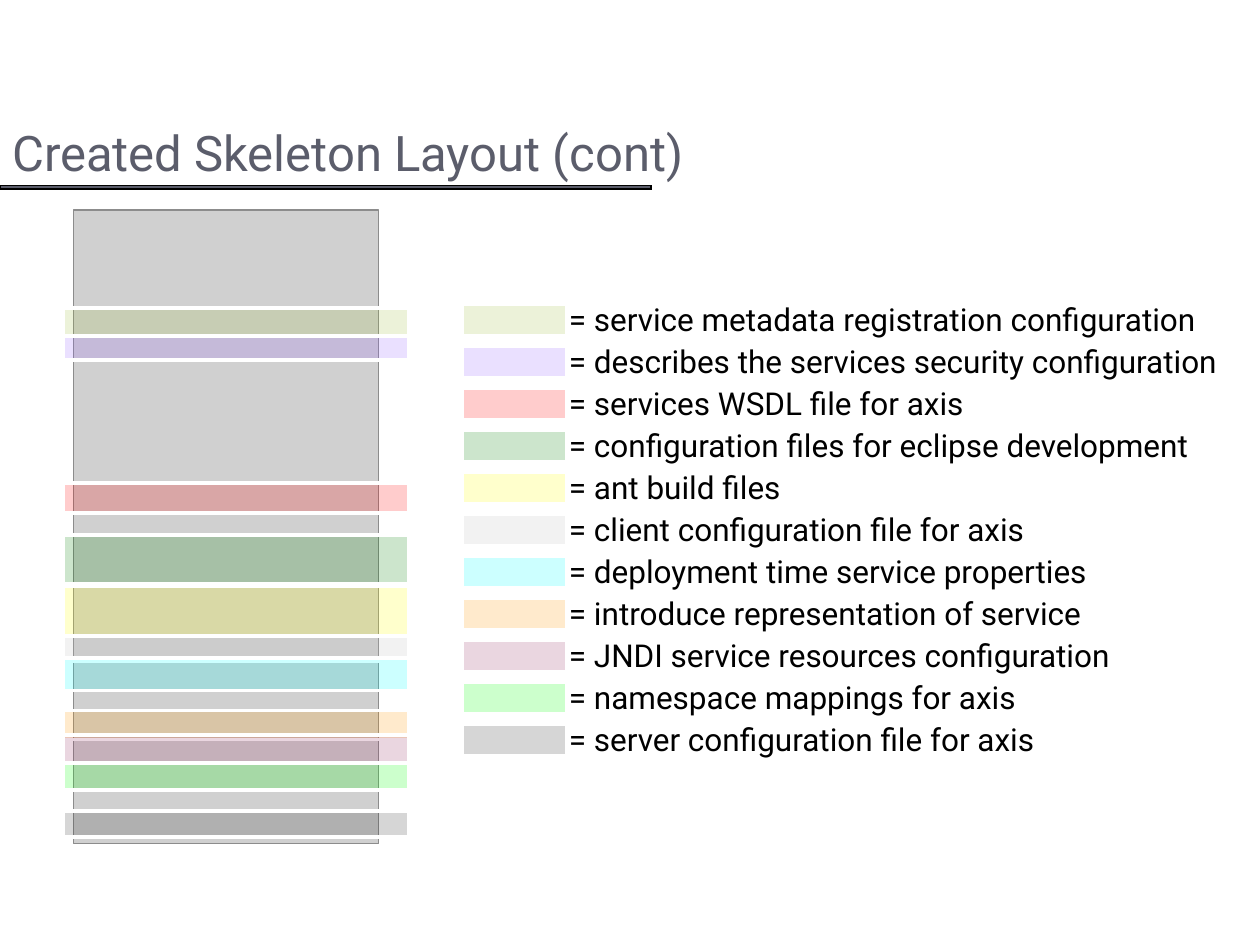
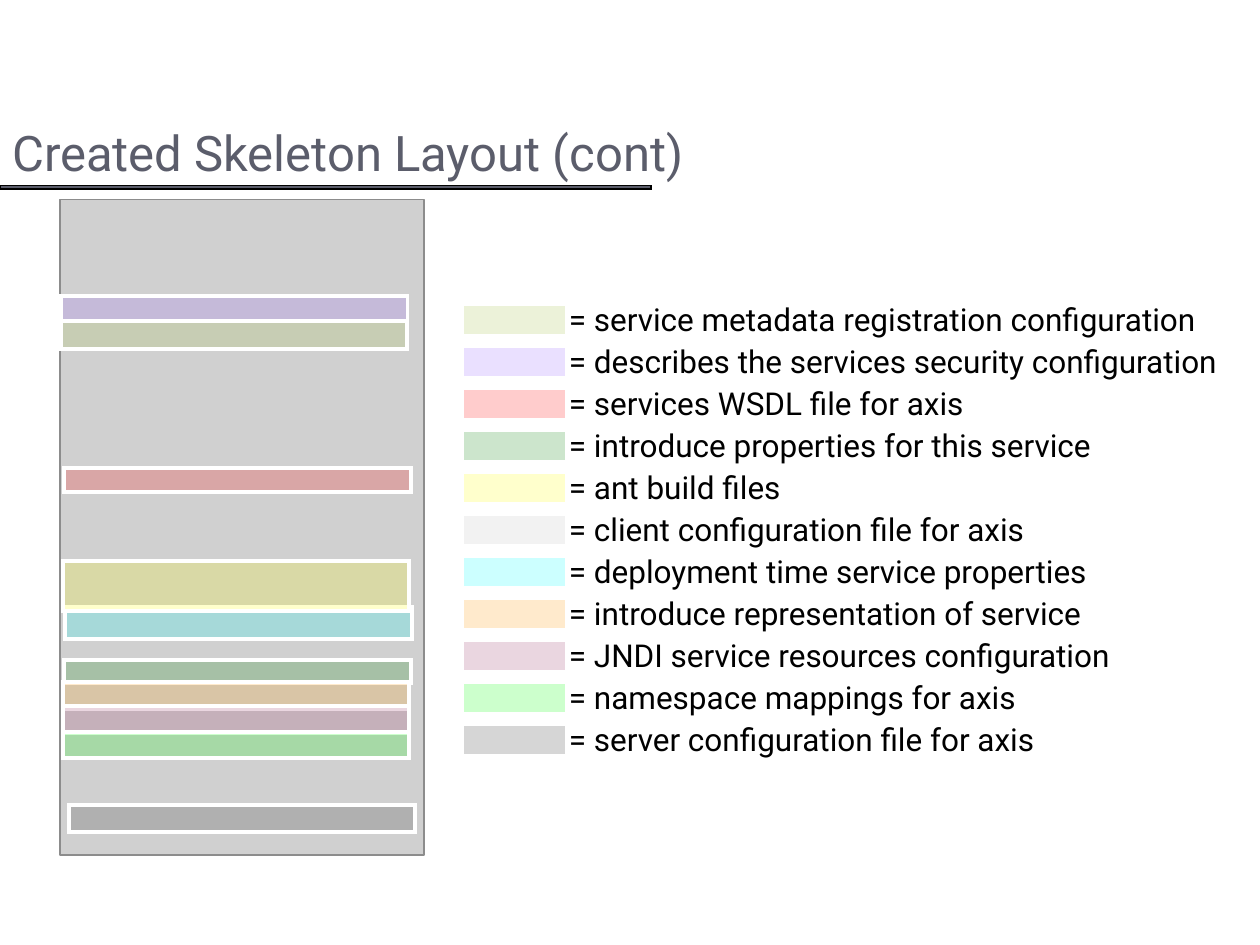
Before and after one commit to NCIP/cagrid-portal, a slide deck: slide 20 of cagrid-1-0/Documentation/presentations/introduce/Introduce.ppt. Drawn at 1260x945 pixels with LibreOffice and Linux fonts; fonts in the diff are those of the drawing; grey boxes stand for pictures; background and template pictures are left out. Boxes give left, top, right and bottom in pixels: in the first picture for what was removed or moved away, otherwise in the second. Text is boxed around its words. In the diff, an @@ line names an element or a change of style, - is before the commit and + after.

```diff
--- a/cagrid-1-0/Documentation/presentations/introduce/Introduce.ppt
+++ b/cagrid-1-0/Documentation/presentations/introduce/Introduce.ppt
@@ picture: place and size @@
-picture at (73,210,378,844)
+picture at (60,199,425,856)
@@ rectangle: place and size @@
-rectangle at (63,336,410,360)
+rectangle at (60,296,407,320)
@@ rectangle: place and size @@
-rectangle at (63,307,410,335)
+rectangle at (60,321,407,349)
@@ text removed at (594,433,1188,464) @@
-= configuration files for eclipse development
@@ text added at (594,433,1091,464), 18 pt, text #000000 @@
+= introduce properties for this service
@@ rectangle: place and size @@
-rectangle at (63,483,410,513)
+rectangle at (64,467,411,491)
@@ rectangle: place and size @@
-rectangle at (63,586,410,636)
+rectangle at (63,561,410,611)
@@ rectangle: place and size @@
-rectangle at (63,658,410,690)
+rectangle at (66,607,412,640)
@@ rectangle removed at (63,636,410,662) @@
@@ 3 rectangles: place and size @@
-3 rectangles at (63,711,410,790)
+3 rectangles at (63,682,410,759)
@@ rectangle: place and size @@
-rectangle at (63,536,410,585)
+rectangle at (64,660,411,684)
@@ rectangle: place and size @@
-rectangle at (63,811,410,838)
+rectangle at (69,805,416,832)
```
Also in this commit, not shown: 2 other slides changed, 1 other file.
